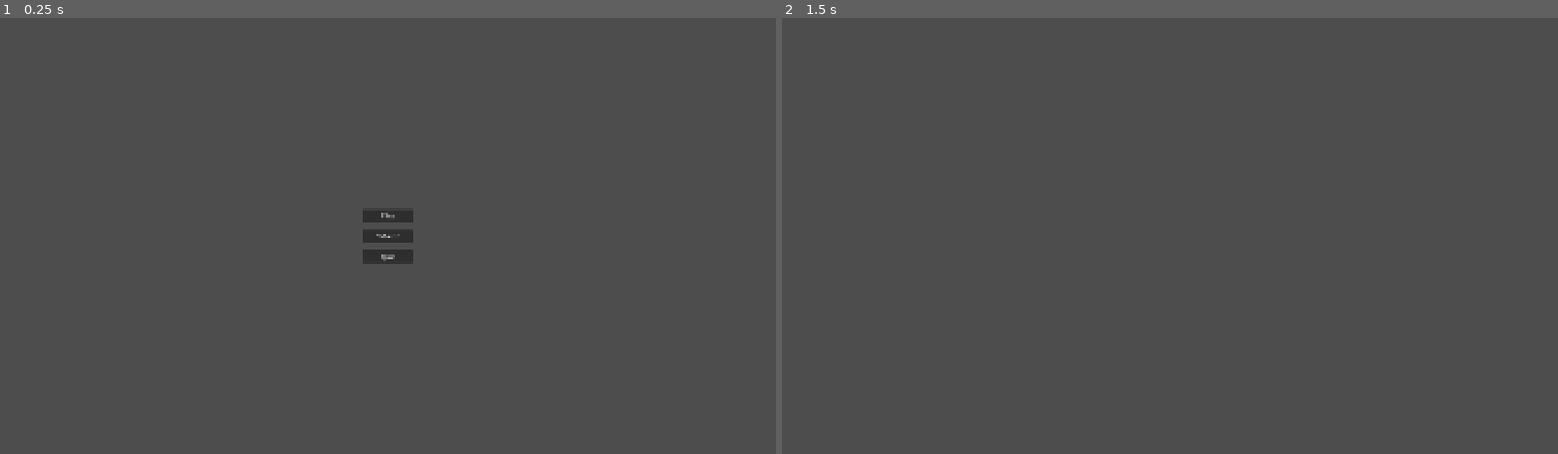
Above: before the commit, frames 1-2 (left to right).
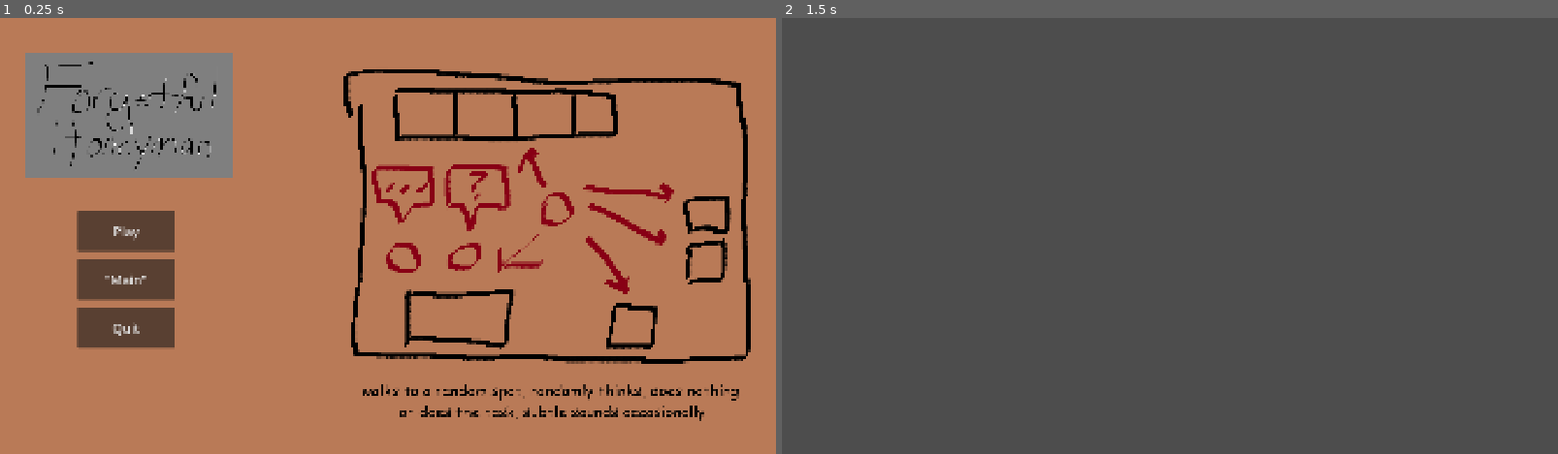
Above: after the commit, the same moments.

Repository: nickdowning16-ops/forgetful-handyman
Game: Godot game, scene res://UI/Scenes/main_menu.tscn
The game is run twice, just before and just after one commit, with the same random seed, the same clock (stepped at 60 frames per second) and the same inputs.
Inputs (mouse positions are in pixels of both pictures, inside the frame that each line leads up to):
- Up to frame 1 (0.25 s): no input
- Up to frame 2 (1.5 s): click "Play" at 0.5 s; tap Enter at 1.25 s; move the mouse to (1340, 214) at 1.27 s; hold Right (ui_right) from 1.28 s (still down); tap Space (open_QTE) at 1.35 s

The runs differ from the first frame. In frame 1, 100% of the frame differs, in the area x 0-100%, y 0-100%; in frame 2, nothing differs.

Commit message:
better placeholder for menu

Diff:
--- a/UI/Scenes/main_menu.tscn
+++ b/UI/Scenes/main_menu.tscn
@@ -1,6 +1,8 @@
 [gd_scene format=3 uid="uid://cd7o14st0mpug"]
 
 [ext_resource type="Script" uid="uid://c8pqubbx6b3ho" path="res://Scripts/UI/main_menu.gd" id="1_2sit6"]
+[ext_resource type="Texture2D" uid="uid://ds7iy7lhsrbkg" path="res://Art/Temp/temp_menu_background.png" id="2_7w4jk"]
+[ext_resource type="Texture2D" uid="uid://cb7dk2id1jj4e" path="res://Art/Temp/temp_title.png" id="3_2oafp"]
 
 [node name="MainMenu" type="Control" unique_id=1937286047]
 layout_mode = 3
@@ -11,32 +13,60 @@
 grow_vertical = 2
 script = ExtResource("1_2sit6")
 
+[node name="Control" type="Control" parent="." unique_id=1935299799]
+layout_mode = 1
+anchors_preset = 15
+anchor_right = 1.0
+anchor_bottom = 1.0
+grow_horizontal = 2
+grow_vertical = 2
+
+[node name="Sprite2D" type="Sprite2D" parent="Control" unique_id=1111819887]
+texture = ExtResource("2_7w4jk")
+centered = false
+
 [node name="VBoxContainer" type="VBoxContainer" parent="." unique_id=1039181700]
 layout_mode = 1
-anchors_preset = 8
-anchor_left = 0.5
-anchor_top = 0.5
-anchor_right = 0.5
-anchor_bottom = 0.5
-offset_left = -62.807495
-offset_top = -62.82251
-offset_right = 62.807495
-offset_bottom = 62.82251
-grow_horizontal = 2
+anchors_preset = -1
+anchor_left = 0.1
+anchor_top = 0.6
+anchor_right = 0.1
+anchor_bottom = 0.6
+offset_top = -66.5
+offset_right = 125.61499
+offset_bottom = 66.5
 grow_vertical = 2
+offset_transform_enabled = true
 theme_override_constants/separation = 20
 
 [node name="StartButton" type="Button" parent="VBoxContainer" unique_id=109381904]
+custom_minimum_size = Vector2(240, 100)
 layout_mode = 2
+theme_override_font_sizes/font_size = 32
 text = "Play"
 
 [node name="MainButton" type="Button" parent="VBoxContainer" unique_id=885887979]
+custom_minimum_size = Vector2(240, 100)
 layout_mode = 2
+theme_override_font_sizes/font_size = 32
 text = "\"Main\""
 
 [node name="QuitButton" type="Button" parent="VBoxContainer" unique_id=1972090261]
+custom_minimum_size = Vector2(240, 100)
 layout_mode = 2
+theme_override_font_sizes/font_size = 32
 text = "Quit"
+
+[node name="Control2" type="Control" parent="." unique_id=1283065579]
+anchors_preset = 0
+offset_left = 65.0
+offset_top = 86.0
+offset_right = 105.0
+offset_bottom = 126.0
+
+[node name="Sprite2D" type="Sprite2D" parent="Control2" unique_id=519654217]
+texture = ExtResource("3_2oafp")
+centered = false
 
 [connection signal="pressed" from="VBoxContainer/StartButton" to="." method="_on_start_button_pressed"]
 [connection signal="pressed" from="VBoxContainer/MainButton" to="." method="_on_main_button_pressed"]
Binary file added: Art/Temp/temp_menu_background.png
Not shown, added: Art/Temp/temp_menu_background.png.import
Binary file added: Art/Temp/temp_title.png
Not shown, added: Art/Temp/temp_title.png.import
